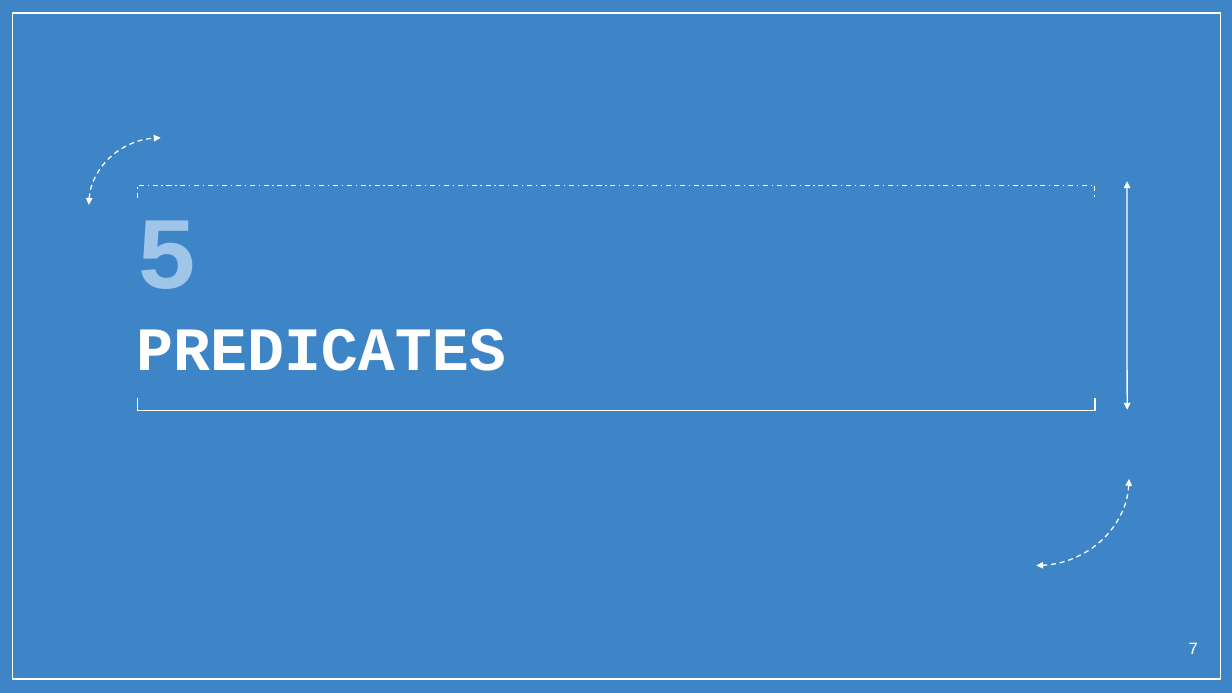
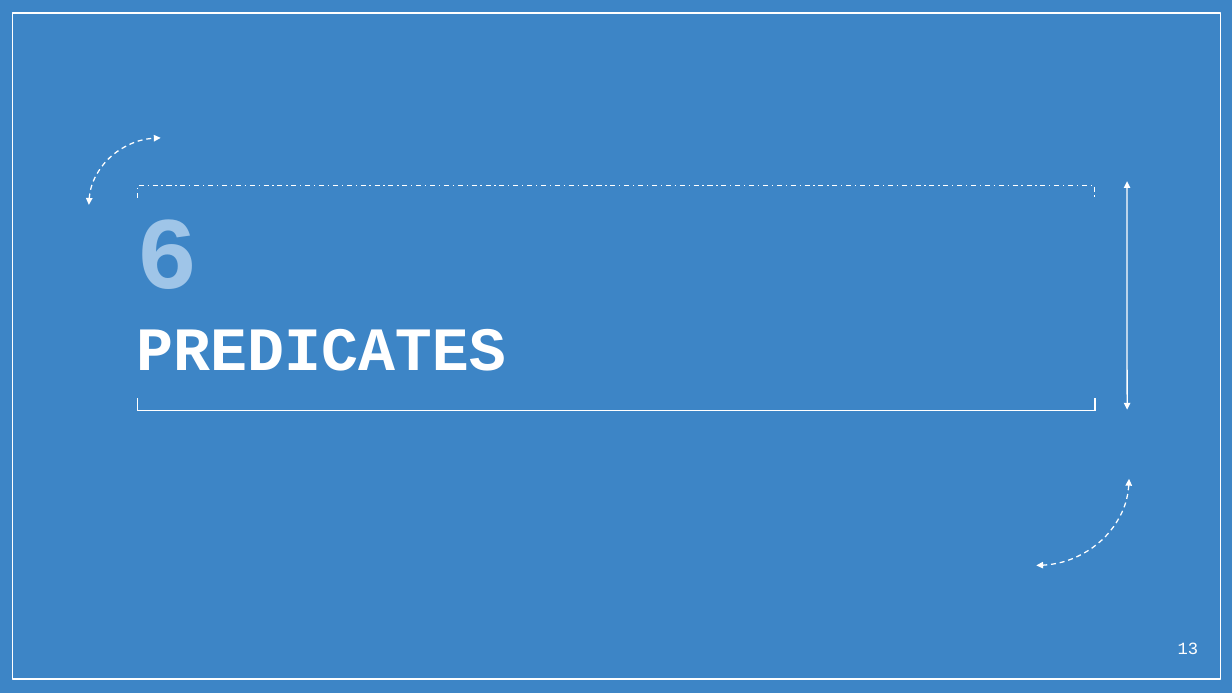
Before and after one commit to ghousek1/trashcan, a slide deck: slide 13 of Java8Features.pptx (slide 7 before the commit). Drawn at 1232x693 pixels with LibreOffice and Linux fonts; fonts in the diff are those of the drawing; background and template pictures are left out. Boxes give left, top, right and bottom in pixels: in the first picture for what was removed or moved away, otherwise in the second. Text is boxed around its words. In the diff, an @@ line names an element or a change of style, - is before the commit and + after.

```diff
--- a/Java8Features.pptx
+++ b/Java8Features.pptx
@@ text at (136, 219, 506, 371): text changed @@
-5
-PREDICATES
+6
+PREDICATES
@@ page number at (1178, 642, 1198, 654): text changed @@
-7
+13
```
Also in this commit, not shown: 5 other slides changed, 7 slides added, 3 slides removed.
